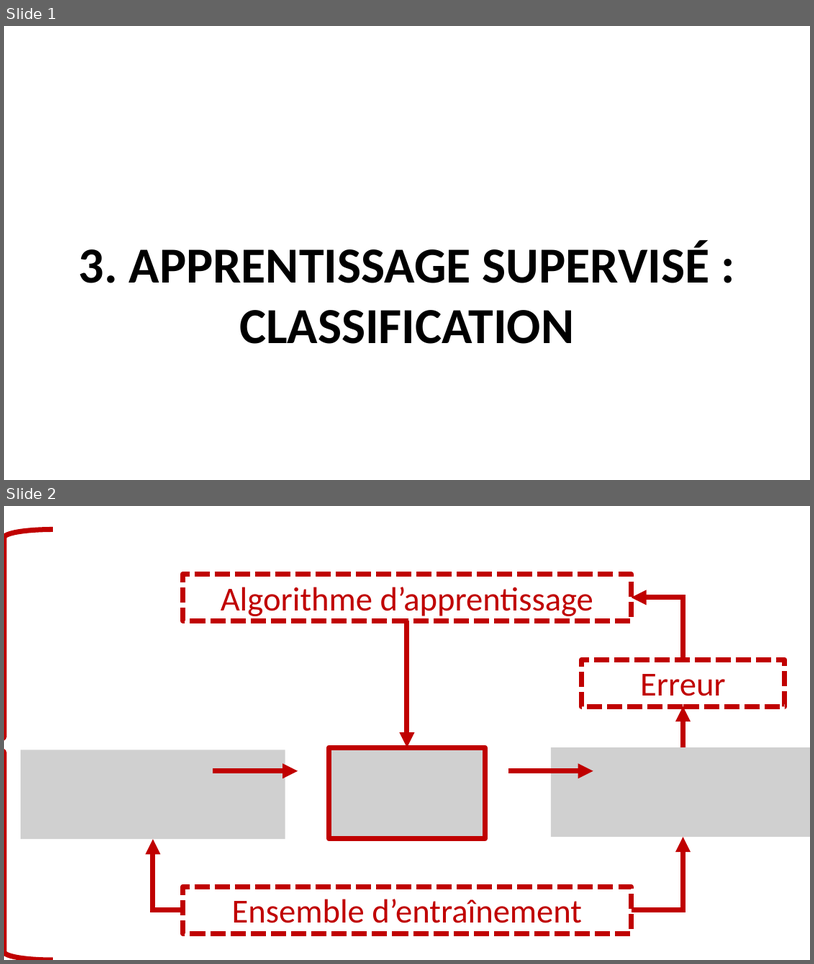
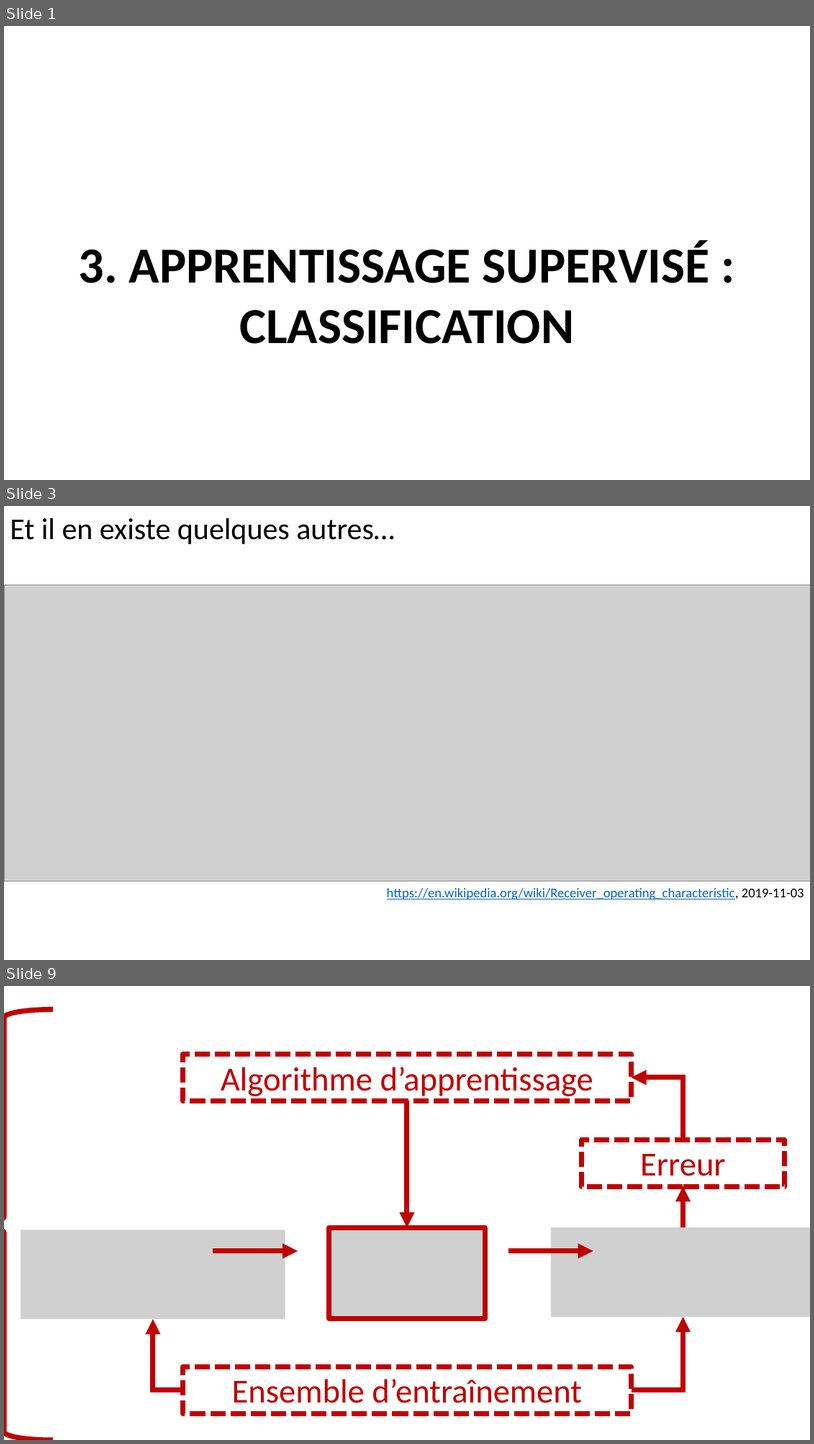
Before and after one commit to pnplab/ML_CRIUSMM, a slide deck: cours_2/img/cours_2_part_2.pptx. Shown one above the other, each under a label of ours: slides 1 and 2 before the commit, slides 1, 3 and 9 after it; the slides between them are not shown. The pictures are 814x964 and 814x1444 pixels, drawn with LibreOffice and Linux fonts; fonts in the diff are those of the drawing; grey boxes stand for pictures; background and template pictures are left out. Boxes give left, top, right and bottom in pixels: in the first picture for what was removed or moved away, otherwise in the second. Text is boxed around its words. In the diff, an @@ line names an element or a change of style, - is before the commit and + after.

```diff
--- a/cours_2/img/cours_2_part_2.pptx
+++ b/cours_2/img/cours_2_part_2.pptx
@@ slide 3 added at [4,506,810,960], background #FFFFFF @@
@@ text added at [10,518,395,544], 36 pt, text #000000 @@
+Et il en existe quelques autres…
@@ picture added at [4,584,810,881] @@
@@ text added at [387,888,805,900], 16 pt, text #0563C1, underline @@
+https://en.wikipedia.org/wiki/Receiver_operating_characteristic, 2019-11-03
@@ what was slide 2 is now slide 9 @@
```
Also in this commit, not shown: 5 other slides added, 40 other files.
